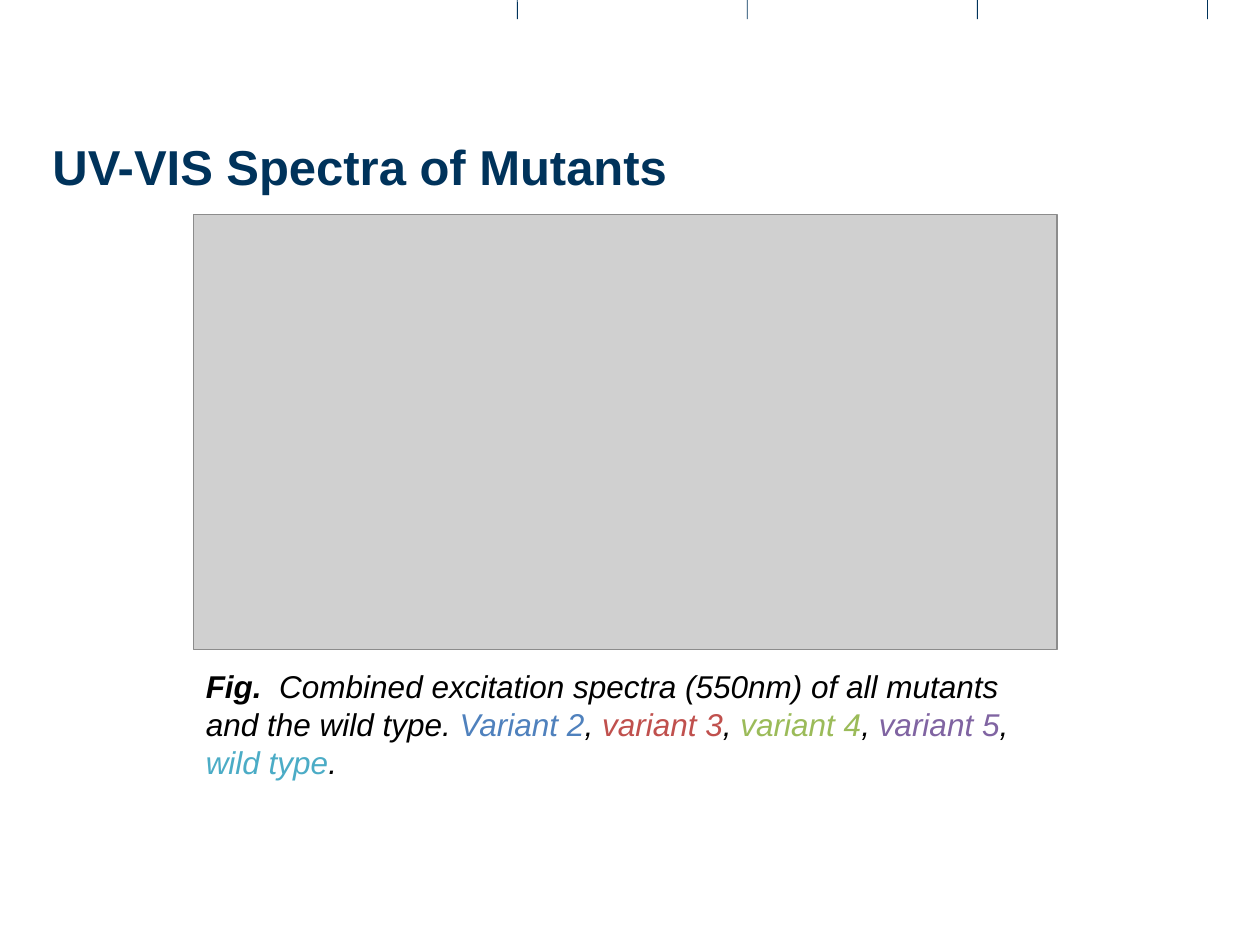
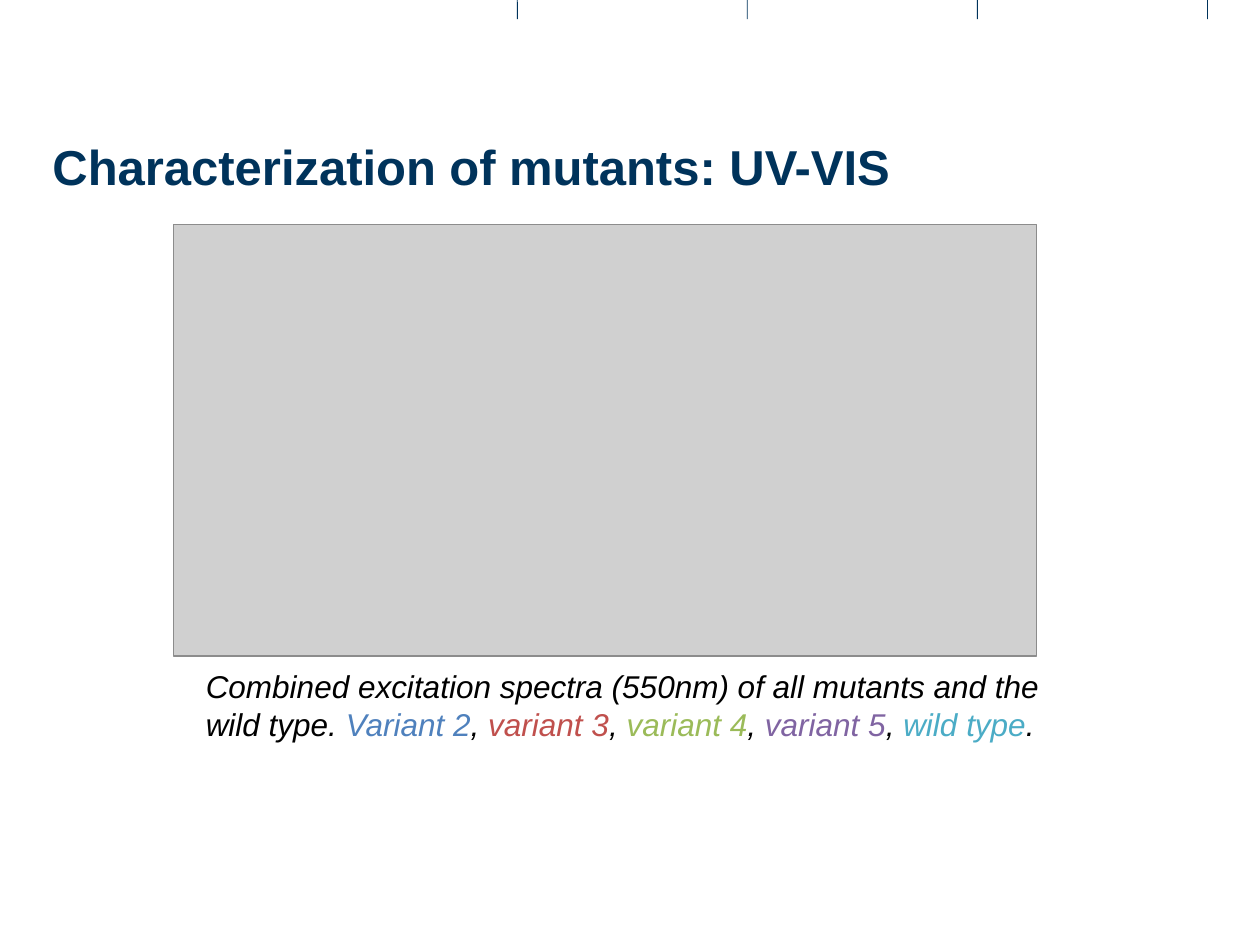
Before and after one commit to Pascal-Stucheli/Lab-Work, a slide deck: slide 5 of Presentation.pptx. Drawn at 1260x945 pixels with LibreOffice and Linux fonts; fonts in the diff are those of the drawing; grey boxes stand for pictures; background and template pictures are left out. Boxes give left, top, right and bottom in pixels: in the first picture for what was removed or moved away, otherwise in the second. Text is boxed around its words. In the diff, an @@ line names an element or a change of style, - is before the commit and + after.

```diff
--- a/Presentation.pptx
+++ b/Presentation.pptx
@@ title at [52, 149, 889, 186]: text changed @@
-UV-VIS Spectra of Mutants
+Characterization of mutants: UV-VIS
@@ picture: place and size @@
-picture at [194, 214, 1057, 649]
+picture at [174, 224, 1037, 656]
@@ text at [206, 675, 1039, 742]: text changed @@
-Fig. Combined excitation spectra (550nm) of all mutants and the wild type. Variant 2, variant 3, variant 4, variant 5, wild type.
+Combined excitation spectra (550nm) of all mutants and the wild type. Variant 2, variant 3, variant 4, variant 5, wild type.
```
Also in this commit, not shown: 5 other slides changed, 2 slides added, 2 slides removed, 2 other files.
